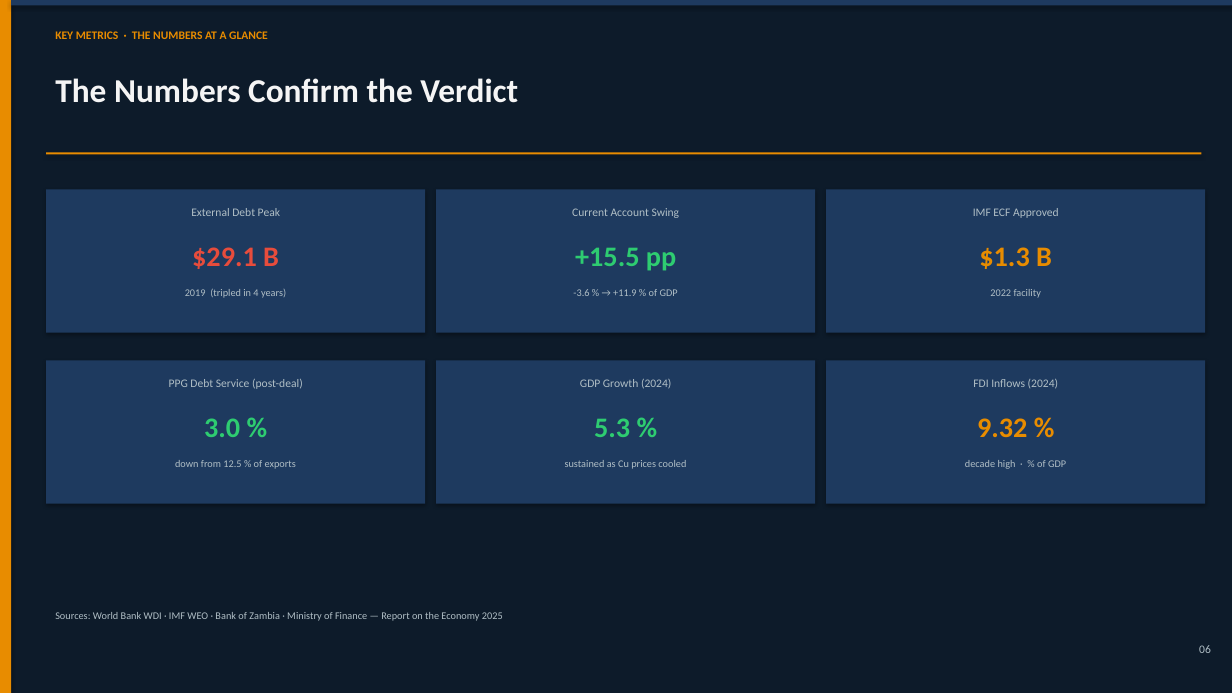
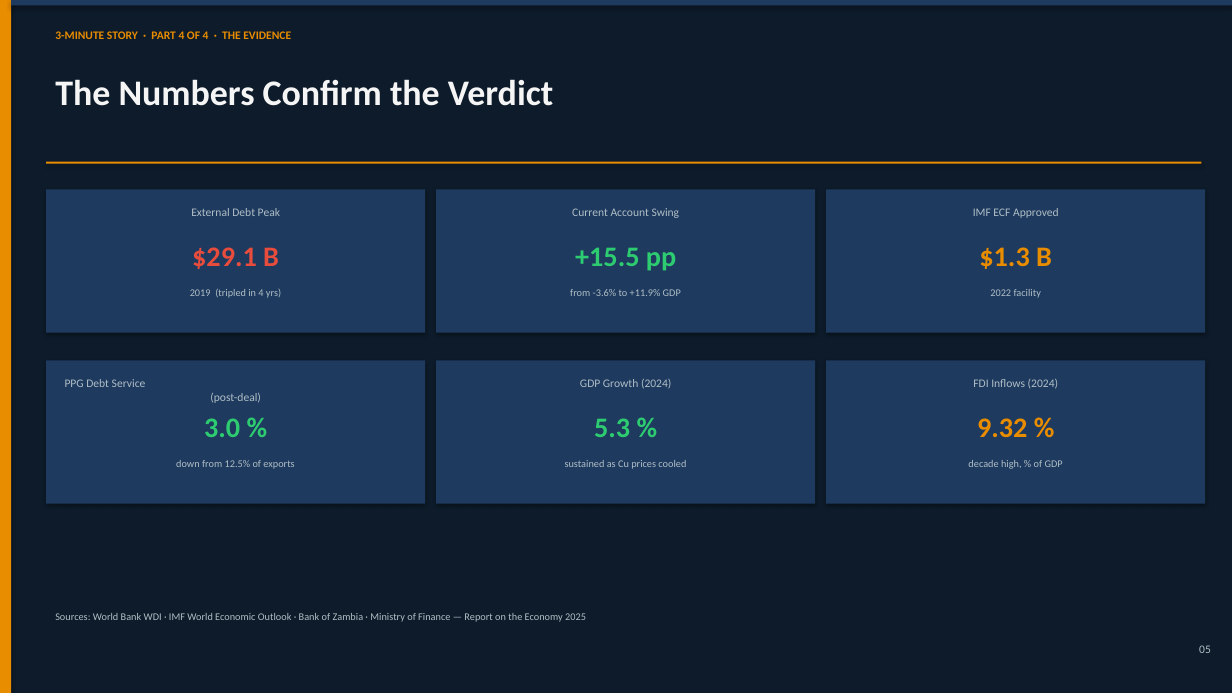
Before and after one commit to Boldwin0732/Zambia-Economic-recovery, a slide deck: slide 5 of Zambia_Economic_Recovery_Presentation.pptx (slide 6 before the commit). Drawn at 1232x693 pixels with LibreOffice and Linux fonts; fonts in the diff are those of the drawing. Boxes give left, top, right and bottom in pixels: in the first picture for what was removed or moved away, otherwise in the second. Text is boxed around its words. In the diff, an @@ line names an element or a change of style, - is before the commit and + after.

```diff
--- a/Zambia_Economic_Recovery_Presentation.pptx
+++ b/Zambia_Economic_Recovery_Presentation.pptx
@@ text at (55, 31, 291, 39): text changed @@
-KEY METRICS · THE NUMBERS AT A GLANCE
+3-MINUTE STORY · PART 4 OF 4 · THE EVIDENCE
@@ text "The Numbers Confirm the Verdict" at (55, 79, 553, 106): size 26 to 28 pt @@
@@ rectangle: place and size @@
-rectangle at (46, 152, 1202, 154)
+rectangle at (46, 162, 1202, 164)
@@ text at (190, 289, 281, 298): text changed @@
-2019 (tripled in 4 years)
+2019 (tripled in 4 yrs)
@@ text at (570, 289, 681, 296): text changed @@
--3.6 % → +11.9 % of GDP
+from -3.6% to +11.9% GDP
@@ text "PPG Debt Service (post-deal)" rewrapped from (169, 379, 303, 389) to (65, 379, 261, 403) @@
@@ text at (176, 460, 294, 469): spaces changed @@
-down from 12.5 % of exports
+down from 12.5% of exports
@@ text at (968, 460, 1063, 469): text changed @@
-decade high · % of GDP
+decade high, % of GDP
@@ text at (55, 613, 586, 622): text changed @@
-Sources: World Bank WDI · IMF WEO · Bank of Zambia · Ministry of Finance — Report on the Economy 2025
+Sources: World Bank WDI · IMF World Economic Outlook · Bank of Zambia · Ministry of Finance — Report on the Economy 2025
@@ text at (1199, 645, 1211, 653): text changed @@
-06
+05
```
Also in this commit, not shown: 6 other slides changed, 1 other file.
